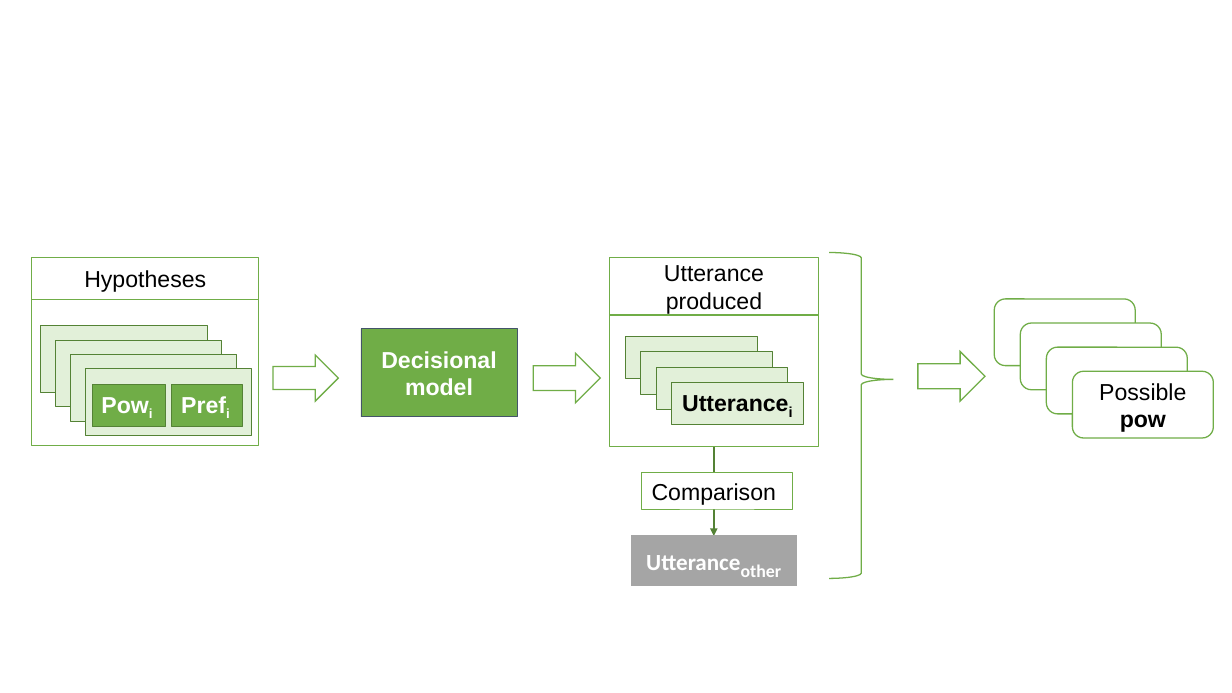
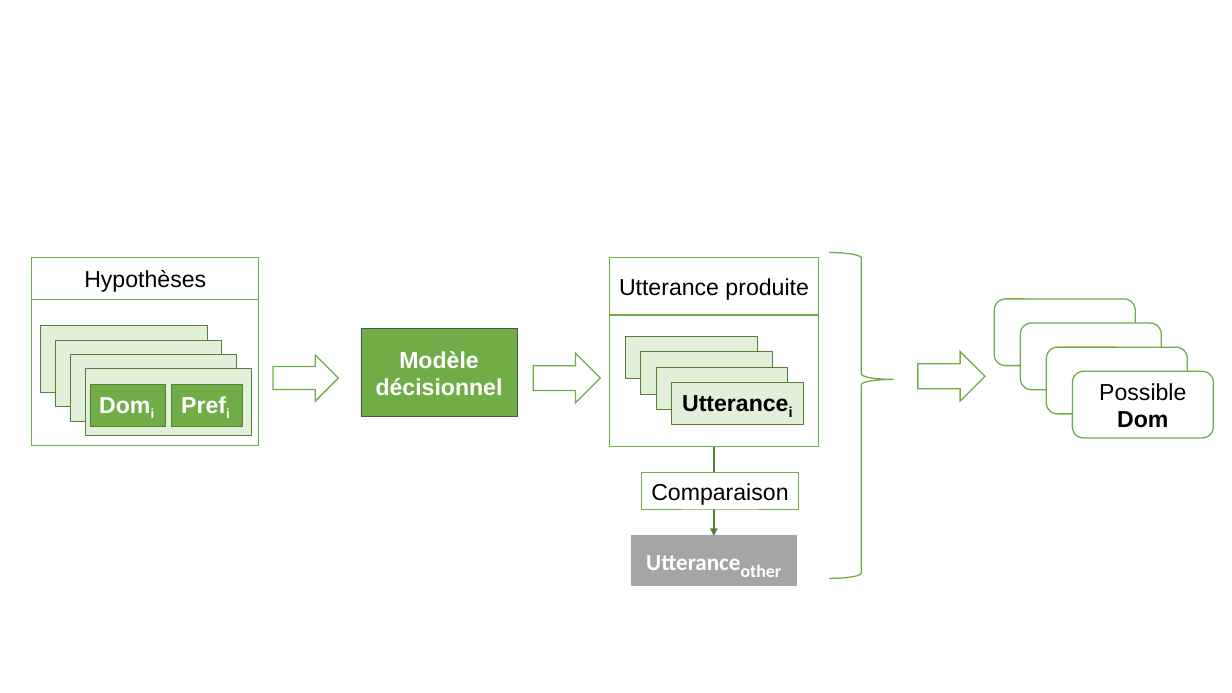
Before and after one commit to Olydia/Discolog, a slide deck: slide 1 of thesis_v2/Figures/chap5/model/models_tom.pptx (slide 2 before the commit). Drawn at 1232x693 pixels with LibreOffice and Linux fonts; fonts in the diff are those of the drawing. Boxes give left, top, right and bottom in pixels: in the first picture for what was removed or moved away, otherwise in the second. Text is boxed around its words. In the diff, an @@ line names an element or a change of style, - is before the commit and + after.

```diff
--- a/thesis_v2/Figures/chap5/model/models_tom.pptx
+++ b/thesis_v2/Figures/chap5/model/models_tom.pptx
@@ text in rectangle at bbox=[84, 270, 206, 292]: text changed @@
-Hypotheses
+Hypothèses
@@ text in rectangle at bbox=[619, 278, 808, 300]: text changed @@
-Utterance produced
+Utterance produite
@@ text in rectangle at bbox=[376, 351, 503, 395]: text changed @@
-Decisional model
+Modèle décisionnel
@@ text in rectangle at bbox=[90, 384, 165, 426]: text changed @@
-Powi
+Domi
@@ text in rounded rectangle at bbox=[1099, 383, 1186, 428]: text changed @@
-Possible pow
+Possible Dom
@@ rectangle "Comparaison": place and size @@
-rectangle "Comparaison" at bbox=[641, 473, 792, 509]
+rectangle "Comparaison" at bbox=[641, 473, 799, 509]
@@ text in rectangle at bbox=[651, 483, 788, 505]: text changed @@
-Comparison
+Comparaison
```
Also in this commit, not shown: 1 other slide changed, 2 slides removed, 12 other files.
